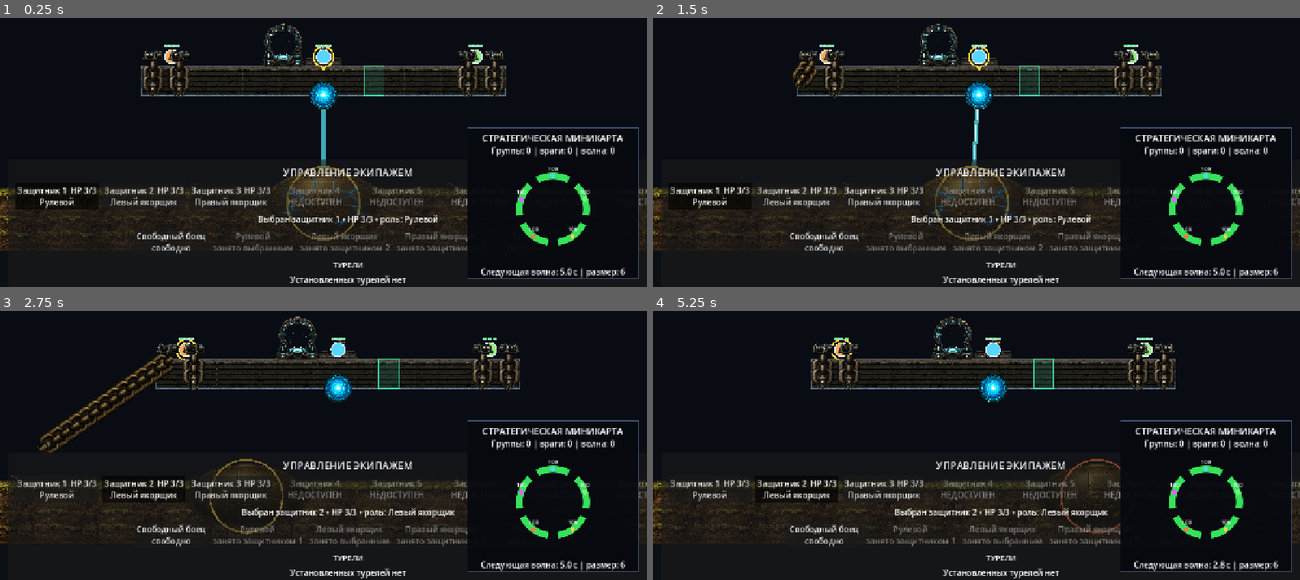
Above: before the commit, frames 1-4 (two rows, left to right).
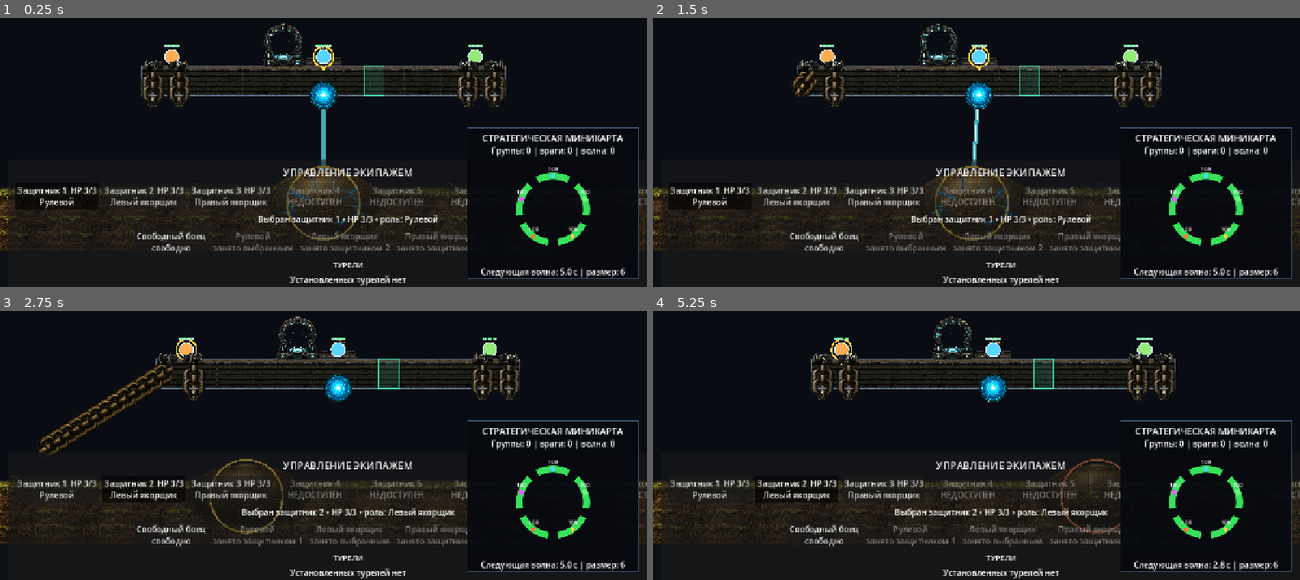
Above: after the commit, the same moments.

Repository: bageus/GloryProtect
Game: Godot game, scene res://scenes/game/game_root_with_flyers.tscn
Same seed, same stepped clock (60 frames per second), same inputs: the game is played once before the commit and once after it.
Inputs (mouse positions are in pixels of both pictures, inside the frame that each line leads up to):
- Up to frame 1 (0.25 s): no input
- Up to frame 2 (1.5 s): click "Защитник 1 HP 3/3 Рулевой" at 0.5 s; tap Enter (ui_accept) at 1.25 s; move the mouse to (1118, 87) at 1.27 s; hold Right (ui_right) from 1.28 s (still down); tap 1 at 1.35 s; click (1118, 87) at 1.42 s
- Up to frame 3 (2.75 s): tap Enter (ui_accept) at 1.52 s; release Right (ui_right) at 2 s; drag from (194, 415) to (291, 469) at 2.02 s
- Up to frame 4 (5.25 s): move the mouse to (1041, 319) at 2.77 s; hold Right (ui_right) 2.78-3.5 s; tap 3 at 2.85 s; drag from (944, 469) to (782, 343) at 3.52 s; move the mouse to (1170, 453) at 4.27 s; hold Left (ui_left) 4.28-5 s; tap R at 4.35 s; tap Enter (ui_accept) at 4.52 s; drag from (782, 343) to (outside the picture) at 5.02 s

The runs differ from the first frame. In frame 1, 1.1% of the frame differs, in the area x 21-79%, y 11-34%; in frame 2, 1.2%; in frame 3, 2.2%, in the area x 5-81%, y 11-55%; in frame 4, 1.2%.

Commit message:
Seat winches on platform and mirror right winches

Diff:
--- a/scripts/anchors/anchor_visual_controller.gd
+++ b/scripts/anchors/anchor_visual_controller.gd
@@ -16,7 +16,7 @@
 @export var clamp_ground_offset := Vector2(0.0, 4.0)
 @export var clamp_chain_connection_offset := Vector2(0.0, -34.0)
 @export var stowed_chain_length := 40.0
-@export var winch_vertical_offset := -76.0
+@export var winch_vertical_offset := -56.0
 @export var winch_chain_exit_offset := Vector2(0.0, 24.0)
 
 var _store: AnchorRuntimeStore
@@ -59,7 +59,12 @@
 func _draw_winch_posts() -> void:
 	for anchor_id: int in range(4):
 		var side := AnchorRuntime.Side.LEFT if anchor_id < 2 else AnchorRuntime.Side.RIGHT
-		_draw_winch(_get_winch_center(anchor_id), side == AnchorRuntime.Side.RIGHT, bool(_is_operator_available.call(side)))
+		var mirrored := anchor_id == 1 or anchor_id == 3
+		_draw_winch(
+			_get_winch_center(anchor_id),
+			mirrored,
+			bool(_is_operator_available.call(side))
+		)
 
 func _draw_winch(center: Vector2, mirrored: bool, operator_available: bool) -> void:
 	var tint := Color.WHITE if operator_available else Color(0.52, 0.55, 0.58, 1.0)
